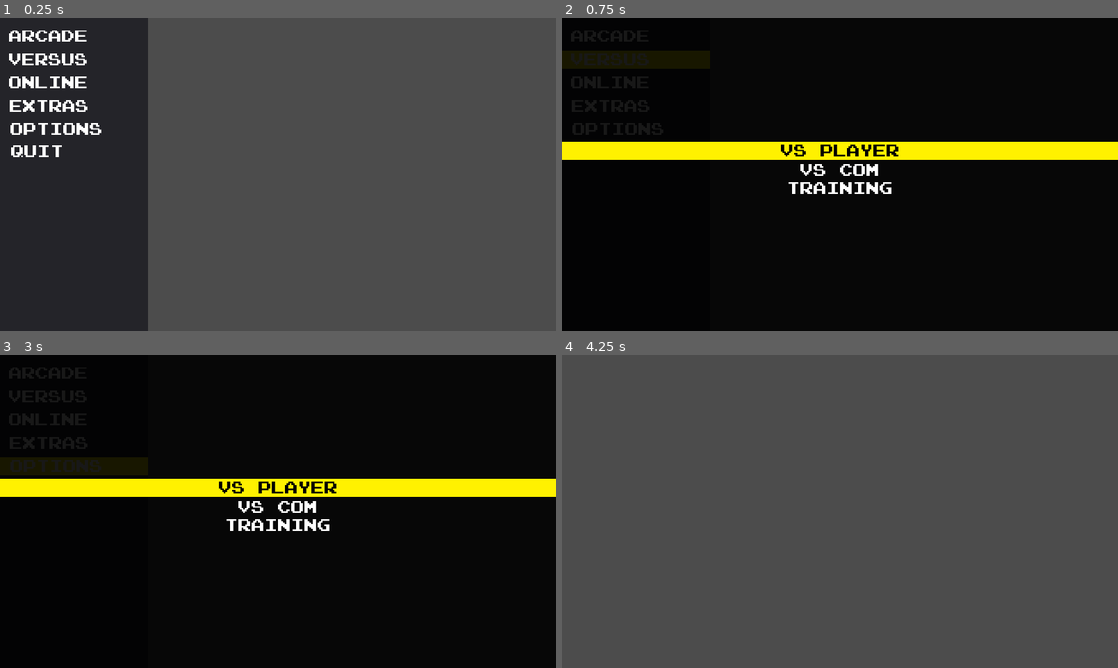
Above: before the commit, frames 1-4 (two rows, left to right).
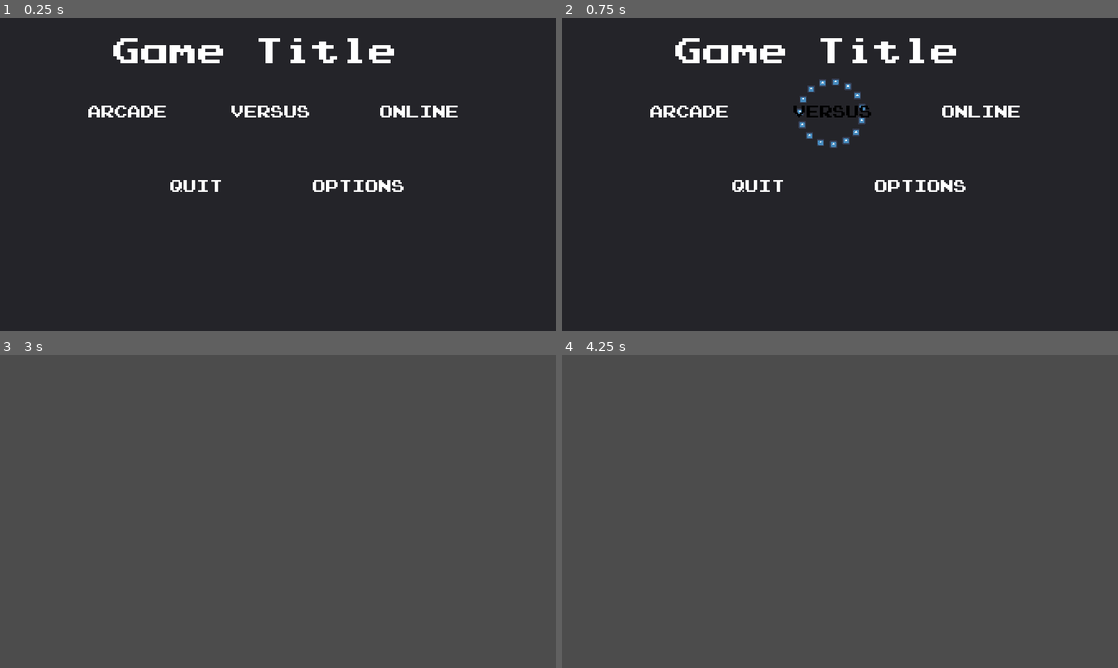
Above: after the commit, the same moments.

Repository: GamuxUnicamp/Divine_Duel
Game: Godot game, scene res://menus/MainMenu.tscn
Same seed, same stepped clock (60 frames per second), same inputs: the game is played once before the commit and once after it. The engine's default icon, where the game draws it, is replaced by a stand-in: a white triangle on a blue panel in a dark square.
Inputs (mouse positions are in pixels of both pictures, inside the frame that each line leads up to):
- Up to frame 1 (0.25 s): no input
- Up to frame 2 (0.75 s): click "VERSUS" at 0.5 s
- Up to frame 3 (3 s): click "ONLINE" at 1.25 s; click (77, 442) at 2 s, where only the run before the commit has a clickable "EXTRAS"; click "OPTIONS" at 2.75 s
- Up to frame 4 (4.25 s): click (639, 373) at 3.5 s, where only the run before the commit has a clickable "ARCADE"

The runs differ from the first frame. In frame 1, 75% of the frame differs, in the area x 1-100%, y 0-100%; in frame 2, 98%; in frame 3, 100%, in the area x 0-100%, y 0-100%; in frame 4, nothing differs.

Commit message:
main menu com particulas e conectado com acoes

Diff:
--- /dev/null
+++ b/media/particle/Emissor.gd
@@ -0,0 +1,28 @@
+extends Node2D
+
+
+onready var p=preload("res://media/particle/Particle.tscn")
+var n=15
+var counter=0
+var objeto=null
+signal sinal
+# Called when the node enters the scene tree for the first time.
+func start(object):
+	var direction=Vector2(1,0)
+	randomize()
+	var a=rand_range(0,2*PI)
+	for i in range(n):
+		var particle=p.instance()
+		add_child(particle)
+
+		particle.start(direction.rotated(a+i*2*PI/n))
+
+
+func tween_finished():
+	counter+=1
+	if counter==n:
+		emit_signal("sinal")
+		counter=0
+# Called every frame. 'delta' is the elapsed time since the previous frame.
+#func _process(delta):
+#	pass
--- /dev/null
+++ b/media/particle/Emissor.tscn
@@ -0,0 +1,6 @@
+[gd_scene load_steps=2 format=2]
+
+[ext_resource path="res://media/particle/Emissor.gd" type="Script" id=1]
+
+[node name="Emissor" type="Node2D"]
+script = ExtResource( 1 )
--- /dev/null
+++ b/media/particle/Particle.gd
@@ -0,0 +1,22 @@
+extends Sprite
+
+
+# Declare member variables here. Examples:
+# var a = 2
+# var b = "text"
+
+var dist=200
+# Called when the node enters the scene tree for the first time.
+func start(direction):
+
+	$Tween.interpolate_property(self, "position",Vector2(0, 0), direction*dist, 0.4,Tween.TRANS_LINEAR)
+	$Tween.start()
+
+
+
+
+
+
+func _on_Tween_tween_completed(object, key):
+	get_parent().tween_finished()
+	queue_free()
--- /dev/null
+++ b/media/particle/Particle.tscn
@@ -0,0 +1,12 @@
+[gd_scene load_steps=3 format=2]
+
+[ext_resource path="res://icon.png" type="Texture" id=1]
+[ext_resource path="res://media/particle/Particle.gd" type="Script" id=2]
+
+[node name="Particle" type="Sprite"]
+scale = Vector2( 0.4, 0.4 )
+texture = ExtResource( 1 )
+script = ExtResource( 2 )
+
+[node name="Tween" type="Tween" parent="."]
+[connection signal="tween_completed" from="Tween" to="." method="_on_Tween_tween_completed"]
--- a/menus/MainMenu.gd
+++ b/menus/MainMenu.gd
@@ -4,18 +4,18 @@
 onready var selected_option = 0 #0 is unselected. 1 to 6 are main options
 onready var selected_option_versus = 0
 
-onready var arcade_button = $ArcadeButton
-onready var versus_button = $VersusButton
-onready var online_button = $OnlineButton
-onready var extras_button = $ExtrasButton
-onready var options_button = $OptionsButton
-onready var quit_button = $QuitButton
+onready var arcade_button = $Panel/ArcadeButton
+onready var versus_button = $Panel/VersusButton
+onready var online_button = $Panel/OnlineButton
+
+onready var options_button = $Panel/OptionsButton
+onready var quit_button = $Panel/QuitButton
 
 onready var vs_player_button = $VersusPanel/VSPlayerButton
 onready var vs_com_button = $VersusPanel/VSCOMButton
 onready var training_button = $VersusPanel/TrainingButton
 
-onready var selector = $Selector
+
 #onready var selector_versus = $VersusPanel/Selector
 onready var ui_move_timer = $UIMoveTimer
 onready var ui_move_sound = $UIMoveSound
@@ -27,7 +27,7 @@
 	arcade_button.connect("button_down",self,"arcade_button_down")
 	versus_button.connect("button_down",self,"versus_button_down")
 	online_button.connect("button_down",self,"online_button_down")
-	extras_button.connect("button_down",self,"extras_button_down")
+
 	options_button.connect("button_down",self,"options_button_down")
 	quit_button.connect("button_down",self,"quit_button_down")
 
@@ -38,27 +38,47 @@
 	arcade_button.connect("mouse_entered",self,"mouse_entered_menu",[1])
 	versus_button.connect("mouse_entered",self,"mouse_entered_menu",[2])
 	online_button.connect("mouse_entered",self,"mouse_entered_menu",[3])
-	extras_button.connect("mouse_entered",self,"mouse_entered_menu",[4])
+
 	options_button.connect("mouse_entered",self,"mouse_entered_menu",[5])
 	quit_button.connect("mouse_entered",self,"mouse_entered_menu",[6])
-
+	arcade_button.get_node("Emissor").connect("sinal",self,"arcade_tween_finished")
+	versus_button.get_node("Emissor").connect("sinal",self,"versus_tween_finished")
+	online_button.get_node("Emissor").connect("sinal",self,"online_tween_finished")
+	options_button.get_node("Emissor").connect("sinal",self,"options_tween_finished")
+	quit_button.get_node("Emissor").connect("sinal",self,"quit_tween_finished")
 func _physics_process(delta):
 	if selection_level == 0:
-		if Input.is_action_pressed("ui_up") and ui_move_timer.time_left == 0:
+		if (Input.is_action_pressed("ui_up") or Input.is_action_pressed("ui_down")) and ui_move_timer.time_left == 0:
 			ui_move_sound.play()
 			match selected_option:
-				0,1:
-					selected_option = 6
-				2,3,4,5,6:
+				0:
+					selected_option = 1
+				1,2:
+					selected_option=4
+				3:
+					selected_option=5
+				4:
+					selected_option=1
+				5:
+					selected_option=2
+			ui_move_timer.start()
+		elif Input.is_action_pressed("ui_right") and ui_move_timer.time_left == 0:
+			ui_move_sound.play()
+			match selected_option:
+				0,5:
+					selected_option = 1
+				1,2,3,4:
+					selected_option += 1
+			ui_move_timer.start()
+		elif Input.is_action_pressed("ui_left") and ui_move_timer.time_left == 0:
+			ui_move_sound.play()
+			match selected_option:
+				0:
+					selected_option = 1
+				1:
+					selected_option=5
+				2,3,4,5:
 					selected_option -= 1
-			ui_move_timer.start()
-		elif Input.is_action_pressed("ui_down") and ui_move_timer.time_left == 0:
-			ui_move_sound.play()
-			match selected_option:
-				0,6:
-					selected_option = 1
-				1,2,3,4,5:
-					selected_option += 1
 			ui_move_timer.start()
 		if Input.is_action_pressed("ui_accept"):
 			ui_select_sound.play()
@@ -69,61 +89,85 @@
 					versus_button_down()
 				3:
 					online_button_down()
-				4:
-					extras_button_down()
+
 				5:
 					options_button_down()
-				6:
+				4:
 					quit_button_down()
 	elif selection_level == 1:
 		pass
 
 
 func _process(delta):
-	if selected_option == 0:
-		selector.visible = false
-	else:
-		selector.position = Vector2(0,32+(selected_option-1)*80)
-		selector.visible = true
+#	if selected_option == 0:
+#		selector.visible = false
+#	else:
+#		selector.position = Vector2(0,32+(selected_option-1)*80)
+#		selector.visible = true
 	#resets default color
-	arcade_button.get_child(0).add_color_override("font_color",Color(1,1,1))
-	versus_button.get_child(0).add_color_override("font_color",Color(1,1,1))
-	online_button.get_child(0).add_color_override("font_color",Color(1,1,1))
-	extras_button.get_child(0).add_color_override("font_color",Color(1,1,1))
-	options_button.get_child(0).add_color_override("font_color",Color(1,1,1))
-	quit_button.get_child(0).add_color_override("font_color",Color(1,1,1))
+	arcade_button.get_child(1).add_color_override("font_color",Color(1,1,1))
+	versus_button.get_child(1).add_color_override("font_color",Color(1,1,1))
+	online_button.get_child(1).add_color_override("font_color",Color(1,1,1))
+
+	options_button.get_child(1).add_color_override("font_color",Color(1,1,1))
+	quit_button.get_child(1).add_color_override("font_color",Color(1,1,1))
 	if selection_level ==0:
 		if selected_option == 1:
-			arcade_button.get_child(0).add_color_override("font_color",Color(0,0,0))
+			arcade_button.get_child(1).add_color_override("font_color",Color(0,0,0))
 		elif selected_option == 2:
-			versus_button.get_child(0).add_color_override("font_color",Color(0,0,0))
+			versus_button.get_child(1).add_color_override("font_color",Color(0,0,0))
 		elif selected_option == 3:
-			online_button.get_child(0).add_color_override("font_color",Color(0,0,0))
+			online_button.get_child(1).add_color_override("font_color",Color(0,0,0))
+		elif selected_option == 5:
+			options_button.get_child(1).add_color_override("font_color",Color(0,0,0))
 		elif selected_option == 4:
-			extras_button.get_child(0).add_color_override("font_color",Color(0,0,0))
-		elif selected_option == 5:
-			options_button.get_child(0).add_color_override("font_color",Color(0,0,0))
-		elif selected_option == 6:
-			quit_button.get_child(0).add_color_override("font_color",Color(0,0,0))
+			quit_button.get_child(1).add_color_override("font_color",Color(0,0,0))
 
 func arcade_button_down():
 	Global.character_select_mode = 0
+	$Panel/ArcadeButton/Emissor.start(self)
+	set_physics_process(false)
+	set_process(false)
+
+func arcade_tween_finished():
+	set_physics_process(true)
+	set_process(true)
 	get_tree().change_scene("res://menus/CharacterSelect.tscn")
 
 func versus_button_down():
+	$Panel/VersusButton/Emissor.start(self)
+	set_physics_process(false)
+	set_process(false)
+func versus_tween_finished():
+	set_physics_process(true)
+	set_process(true)
 	versus_panel.show()
 	selection_level = 1
 
 func online_button_down():
-	pass
-
-func extras_button_down():
-	pass
+	$Panel/OnlineButton/Emissor.start(self)
+	set_physics_process(false)
+	set_process(false)
+func online_tween_finished():
+	set_physics_process(true)
+	set_process(true)
+
 
 func options_button_down():
-	pass
-
+	$Panel/OptionsButton/Emissor.start(self)
+	set_physics_process(false)
+	set_process(false)
+func options_tween_finished():
+	set_physics_process(true)
+	set_process(true)
 func quit_button_down():
+	$Panel/QuitButton/Emissor.start(self)
+	set_physics_process(false)
+	set_process(false)
+
+func quit_tween_finished():
+	set_physics_process(true)
+	set_process(true)
 	get_tree().quit()
 
 func vs_player_button_down():
--- a/menus/MainMenu.tscn
+++ b/menus/MainMenu.tscn
@@ -1,6 +1,7 @@
-[gd_scene load_steps=6 format=2]
+[gd_scene load_steps=8 format=2]
 
 [ext_resource path="res://menus/MainMenu.gd" type="Script" id=1]
+[ext_resource path="res://media/particle/Emissor.tscn" type="PackedScene" id=2]
 [ext_resource path="res://fonts/prstartk.ttf" type="DynamicFontData" id=3]
 [ext_resource path="res://media/black.png" type="Texture" id=4]
 [ext_resource path="res://media/yellow.png" type="Texture" id=5]
@@ -9,119 +10,115 @@
 size = 46
 font_data = ExtResource( 3 )
 
+[sub_resource type="DynamicFont" id=2]
+size = 100
+font_data = ExtResource( 3 )
+
 [node name="MainMenu" type="Node2D"]
 script = ExtResource( 1 )
 
 [node name="Panel" type="Panel" parent="."]
-margin_right = 512.0
+margin_right = 1920.0
 margin_bottom = 1080.0
 rect_pivot_offset = Vector2( 256, 899.967 )
 __meta__ = {
 "_edit_use_anchors_": false
 }
 
-[node name="Selector" type="Sprite" parent="."]
-position = Vector2( 0, 32 )
-scale = Vector2( 512, 64 )
-texture = ExtResource( 5 )
-centered = false
-
-[node name="ArcadeButton" type="TextureButton" parent="."]
-margin_left = 32.0
-margin_top = 42.0
-margin_right = 506.0
-margin_bottom = 87.0
-__meta__ = {
-"_edit_group_": true,
-"_edit_use_anchors_": false
-}
-
-[node name="Label" type="Label" parent="ArcadeButton"]
+[node name="ArcadeButton" type="TextureButton" parent="Panel"]
+margin_left = 305.158
+margin_top = 303.0
+margin_right = 588.158
+margin_bottom = 352.0
+__meta__ = {
+"_edit_group_": true,
+"_edit_use_anchors_": false
+}
+
+[node name="Emissor" parent="Panel/ArcadeButton" instance=ExtResource( 2 )]
+position = Vector2( 150, 25 )
+
+[node name="Label" type="Label" parent="Panel/ArcadeButton"]
 custom_fonts/font = SubResource( 1 )
 text = "ARCADE"
 __meta__ = {
 "_edit_use_anchors_": false
 }
 
-[node name="VersusButton" type="TextureButton" parent="."]
-margin_left = 32.0
-margin_top = 122.0
-margin_right = 500.0
-margin_bottom = 168.0
-__meta__ = {
-"_edit_group_": true,
-"_edit_use_anchors_": false
-}
-
-[node name="Label" type="Label" parent="VersusButton"]
+[node name="VersusButton" type="TextureButton" parent="Panel"]
+margin_left = 800.0
+margin_top = 303.0
+margin_right = 1073.0
+margin_bottom = 349.0
+__meta__ = {
+"_edit_group_": true,
+"_edit_use_anchors_": false
+}
+
+[node name="Emissor" parent="Panel/VersusButton" instance=ExtResource( 2 )]
+position = Vector2( 130, 25 )
+
+[node name="Label" type="Label" parent="Panel/VersusButton"]
 custom_fonts/font = SubResource( 1 )
 text = "VERSUS"
 __meta__ = {
 "_edit_use_anchors_": false
 }
 
-[node name="OnlineButton" type="TextureButton" parent="."]
-margin_left = 32.0
-margin_top = 202.0
-margin_right = 500.0
-margin_bottom = 248.0
-__meta__ = {
-"_edit_group_": true,
-"_edit_use_anchors_": false
-}
-
-[node name="Label" type="Label" parent="OnlineButton"]
+[node name="OnlineButton" type="TextureButton" parent="Panel"]
+margin_left = 1311.97
+margin_top = 303.0
+margin_right = 1602.97
+margin_bottom = 355.0
+__meta__ = {
+"_edit_group_": true,
+"_edit_use_anchors_": false
+}
+
+[node name="Emissor" parent="Panel/OnlineButton" instance=ExtResource( 2 )]
+position = Vector2( 140, 25 )
+
+[node name="Label" type="Label" parent="Panel/OnlineButton"]
 custom_fonts/font = SubResource( 1 )
 text = "ONLINE"
 __meta__ = {
 "_edit_use_anchors_": false
 }
 
-[node name="ExtrasButton" type="TextureButton" parent="."]
-margin_left = 33.0
-margin_top = 284.0
-margin_right = 500.0
-margin_bottom = 330.0
-__meta__ = {
-"_edit_group_": true,
-"_edit_use_anchors_": false
-}
-
-[node name="Label" type="Label" parent="ExtrasButton"]
-custom_fonts/font = SubResource( 1 )
-text = "EXTRAS"
-__meta__ = {
-"_edit_use_anchors_": false
-}
-
-[node name="OptionsButton" type="TextureButton" parent="."]
-margin_left = 37.0
-margin_top = 362.0
-margin_right = 500.0
-margin_bottom = 408.0
-__meta__ = {
-"_edit_group_": true,
-"_edit_use_anchors_": false
-}
-
-[node name="Label" type="Label" parent="OptionsButton"]
+[node name="OptionsButton" type="TextureButton" parent="Panel"]
+margin_left = 1080.0
+margin_top = 560.0
+margin_right = 1405.0
+margin_bottom = 606.0
+__meta__ = {
+"_edit_group_": true,
+"_edit_use_anchors_": false
+}
+
+[node name="Emissor" parent="Panel/OptionsButton" instance=ExtResource( 2 )]
+position = Vector2( 150, 25 )
+
+[node name="Label" type="Label" parent="Panel/OptionsButton"]
 custom_fonts/font = SubResource( 1 )
 text = "OPTIONS"
 __meta__ = {
 "_edit_use_anchors_": false
 }
 
-[node name="QuitButton" type="TextureButton" parent="."]
-margin_left = 38.0
-margin_top = 439.0
-margin_right = 507.0
-margin_bottom = 485.0
-__meta__ = {
-"_edit_group_": true,
-"_edit_use_anchors_": false
-}
-
-[node name="Label" type="Label" parent="QuitButton"]
+[node name="QuitButton" type="TextureButton" parent="Panel"]
+margin_left = 588.131
+margin_top = 560.0
+margin_right = 783.131
+margin_bottom = 606.0
+__meta__ = {
+"_edit_group_": true,
+"_edit_use_anchors_": false
+}
+
+[node name="Emissor" parent="Panel/QuitButton" instance=ExtResource( 2 )]
+position = Vector2( 95, 25 )
+
+[node name="Label" type="Label" parent="Panel/QuitButton"]
 custom_fonts/font = SubResource( 1 )
 text = "QUIT"
 __meta__ = {
@@ -211,3 +208,14 @@
 [node name="UIMoveSound" type="AudioStreamPlayer" parent="."]
 
 [node name="UISelectSound" type="AudioStreamPlayer" parent="."]
+
+[node name="Label" type="Label" parent="."]
+margin_left = 389.604
+margin_top = 70.1287
+margin_right = 1389.6
+margin_bottom = 171.129
+custom_fonts/font = SubResource( 2 )
+text = "Game Title"
+__meta__ = {
+"_edit_use_anchors_": false
+}
